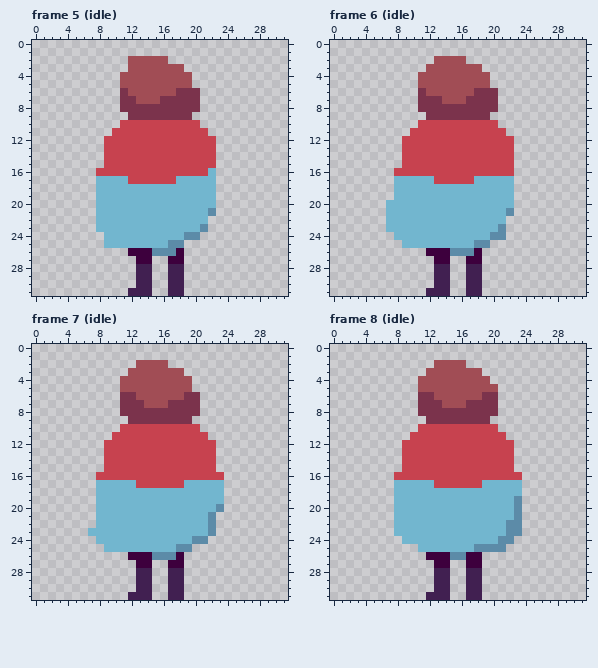
Two states of a pixel-art file, __aseprite__/player.aseprite. Above is the file before it was changed.
32x32 pixels, 24 frames. Shown: frame 5 (idle), frame 6 (idle), frame 7 (idle), frame 8 (idle). The commit also changed other frames, which this record leaves out.
New version:
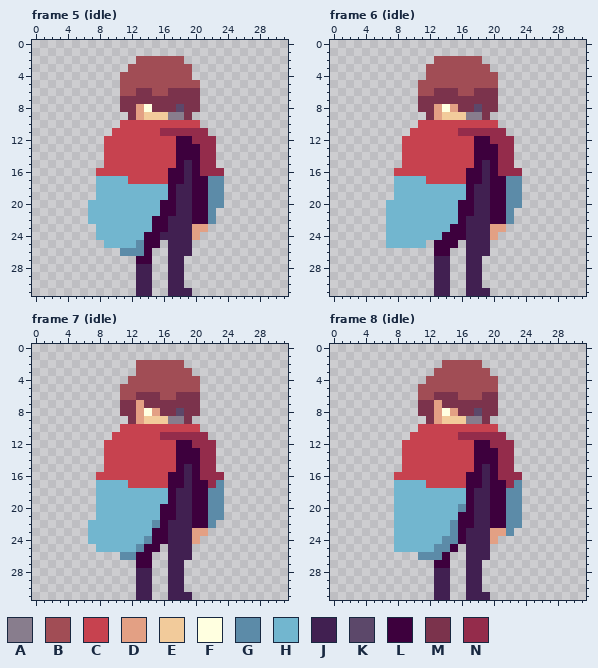
Palette (. is transparent): A #887d8d  B #a14d55  C #c7424f  D #e3a084  E #f2cb9b  F #ffffe0  G #5c8ba8  H #72b6cf  J #412051  K #5c486a  L #3d003d  M #7b334c  N #942c4b
From old to new:
layer "up/character" now hidden
layer "up/cape" now hidden
layer "down/character" now shown
layer "down/cape" now shown
Changed rows in their new state; - is an unchanged pixel.
Frame 5 (idle):
first column x 7:
 2 -----.----BB-----
 3 ------------B----
 5 -------------B---
 6 ----B-MM--M------
 7 ------MMM--------
 8 ------DF---K-----
 9 ------DEEEAA-----
11 ---------NNNNNN--
12 -----------LLNNN-
13 -----------LLLNN-
14 -----------LLLNN-
15 -----------LJLNN-
16 ----------LLJLNNN
17 ----------LLJLLGG
18 ----------LJJLLGG
19 ----------LJJLLGG
20 H--------LLJJLLGG
21 H--------LLJJLL--
22 H-------LLJJJLLG-
23 --------LLJJJDD--
24 -H-----LLJJJJD---
25 ------GLL.JJJ----
26 ----GGG-..JJJ----
27 ----------JJ-----
first column x 12:
31 .------J
Frame 6 (idle):
first column x 7:
 2 ----------BB-----
 3 ------------B----
 4 ----.--------B---
 5 -------------B---
 6 ----B-MMM--------
 7 -------MMM-------
 8 ------DFD--K-----
 9 ------DEEEAA-----
11 ---------NNNNNN--
12 -----------LLNNN-
13 -----------LLLNN-
14 -----------LLLNN-
15 -----------LJLNN-
16 ----------LLJLNNN
17 -----C----LLJLLGG
18 ----------LJJLLGG
19 ----------LJJLLGG
20 ---------LLJJLLGG
21 ---------LLJJLL--
22 ---------LJJJLLG-
23 --------LLJJJDD--
24 H------LLLJJJD.--
25 HH---.LLL.JJJ----
26 -----.--..JJJ----
27 ------JJ--JJ-----
first column x 12:
31 .------J
Frame 7 (idle):
first column x 7:
 2 ----------BB-----
 3 -----.------B----
 4 ----.--------B---
 5 -------------B---
 6 ----BBMMM--M-----
 7 ------DMMM-------
 8 ------DFD--K-----
 9 ------DEEEAA-----
11 ---------NNNNNN--
12 -----------LLNNN-
13 -----------LLLNN-
14 -----------LLLNN-
15 -----------LJLNN-
16 ----------LLJLNNN
17 -----C----LLJLLNG
18 ----------LJJLLGG
19 ----------LJJLLGG
20 ---------LLJJLLG-
21 ---------LLJJLL-G
22 H-------GLJJJLL--
23 --------LLJJJDD.-
24 H------GLLJJJD.--
25 -H----GLL.JJJ----
26 ----GG--..JJJ----
27 ----------JJ-----
first column x 12:
31 .------J
Frame 8 (idle):
first column x 8:
 2 -----.---BB-----
 3 ----.------B----
 4 ---.--------B---
 6 ---BBMMM--------
 7 -----DMMM-------
 8 -----DFD--K-----
 9 -----DEEEAA-----
11 --------NNNNNN--
12 ----------LLNNN-
13 ----------LLLNN-
14 ----------LLLNN-
15 ----------LJLNN-
16 ---------LLJLNNN
17 ----C----LLJLLNG
18 ---------LJJLLGG
19 ---------LJJLLG-
20 --------GLJJLLG-
21 --------LLJJLLG-
22 -------GLLJJLL--
23 -------GLJJJDD-.
24 H-----GGLJJJD..-
25 HHH--GGL.JJJ..--
26 ---GGG-..JJJ----
27 ---------JJ-----
first column x 12:
31 .------J
Pixel boxes of the changes (left, top, right, bottom) in both pictures:
changed: (88, 56, 224, 296)
changed: (418, 56, 522, 296)
added: (386, 232, 402, 248)
changed: (88, 360, 224, 600)
changed: (394, 360, 522, 600)
